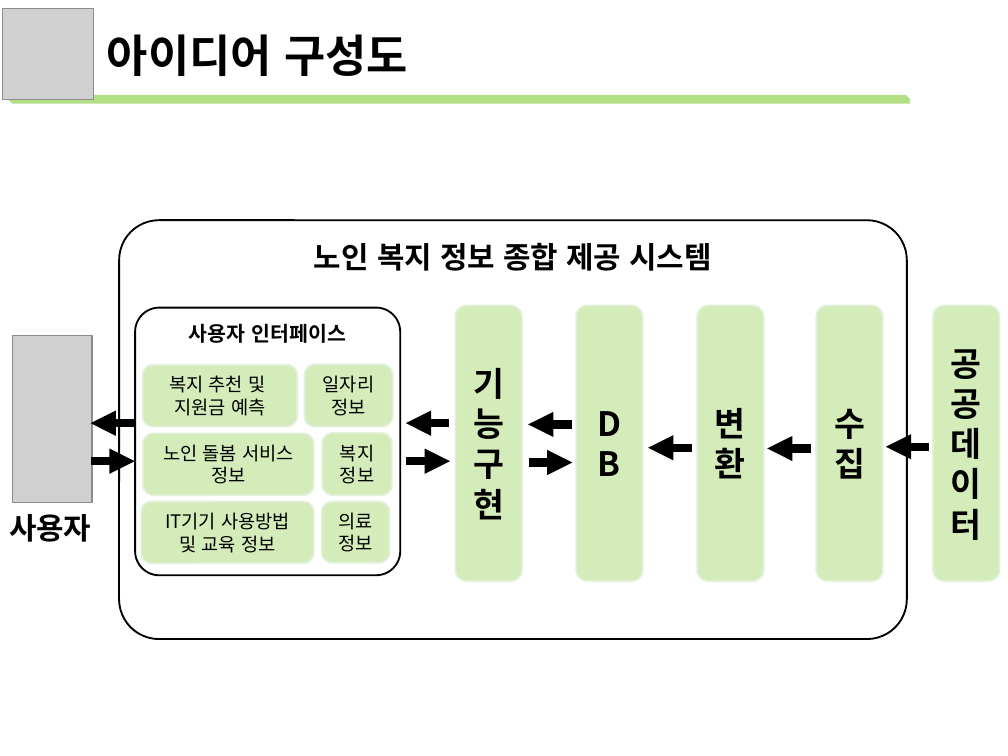
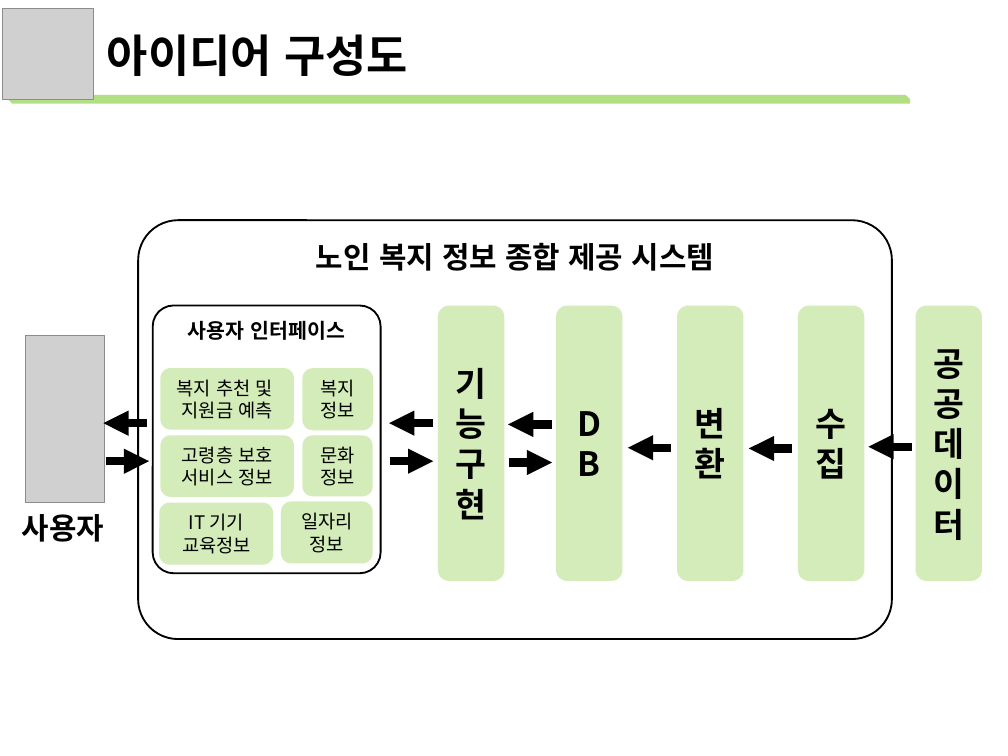
Before and after one commit to lejasa/2022PublicDataServiceProject_NIA, a slide deck: slide 14 of 아이디어제안서.pptx (slide 12 before the commit). Drawn at 1008x756 pixels with LibreOffice and Linux fonts; fonts in the diff are those of the drawing; grey boxes stand for pictures. Boxes give left, top, right and bottom in pixels: in the first picture for what was removed or moved away, otherwise in the second. Text is boxed around its words. In the diff, an @@ line names an element or a change of style, - is before the commit and + after.

```diff
--- a/아이디어제안서.pptx
+++ b/아이디어제안서.pptx
@@ rounded rectangle "노인 복지 정보 종합 제공 ...": place and size @@
-rounded rectangle "노인 복지 정보 종합 제공 ..." at bbox=[120, 220, 907, 640]
+rounded rectangle "노인 복지 정보 종합 제공 ..." at bbox=[138, 220, 892, 640]
@@ rounded rectangle "사용자 인터페이스": place and size @@
-rounded rectangle "사용자 인터페이스" at bbox=[136, 308, 401, 575]
+rounded rectangle "사용자 인터페이스" at bbox=[153, 305, 382, 573]
@@ rounded rectangle "복지 추천 및": place and size @@
-rounded rectangle "복지 추천 및" at bbox=[142, 366, 297, 427]
+rounded rectangle "복지 추천 및" at bbox=[160, 368, 293, 430]
@@ rounded rectangle "복지": place and size @@
-rounded rectangle "복지" at bbox=[323, 433, 392, 495]
+rounded rectangle "복지" at bbox=[302, 368, 374, 430]
@@ 2 arrows, 1 picture: place and size @@
-2 arrows, 1 picture at bbox=[12, 335, 134, 503]
+2 arrows, 1 picture at bbox=[26, 335, 149, 503]
@@ rounded rectangle "고령층 보호 서비스 정보": place and size @@
-rounded rectangle "고령층 보호 서비스 정보" at bbox=[142, 434, 313, 496]
+rounded rectangle "고령층 보호 서비스 정보" at bbox=[160, 435, 293, 497]
@@ text in rounded rectangle at bbox=[182, 446, 272, 486]: text changed @@
-노인 돌봄 서비스 정보
+고령층 보호 서비스 정보
@@ outline #E2F0D9 1 pt to none in 11 elements at bbox=[915, 305, 981, 581], bbox=[798, 305, 864, 581], bbox=[438, 305, 504, 581], bbox=[677, 305, 743, 581], bbox=[556, 305, 622, 581], bbox=[160, 368, 293, 430], bbox=[302, 368, 374, 430], bbox=[281, 501, 372, 563], bbox=[160, 435, 293, 497], bbox=[160, 503, 274, 564], bbox=[302, 435, 372, 496] @@
@@ rounded rectangle "문화": place and size @@
-rounded rectangle "문화" at bbox=[321, 501, 388, 562]
+rounded rectangle "문화" at bbox=[302, 435, 372, 496]
@@ text in rounded rectangle at bbox=[320, 446, 354, 464]: text changed @@
-의료
+문화
@@ arrow moved from (449, 423) - (406, 423) to (433, 423) - (390, 423) @@
@@ 5 rounded rectangles, 5 arrows: place and size @@
-5 rounded rectangles, 5 arrows at bbox=[456, 305, 999, 581]
+5 rounded rectangles, 5 arrows at bbox=[438, 305, 981, 581]
@@ arrow moved from (406, 461) - (450, 461) to (390, 461) - (433, 461) @@
@@ text "사용자": place and size @@
-text "사용자" at bbox=[9, 514, 91, 542]
+text "사용자" at bbox=[22, 514, 104, 542]
@@ rounded rectangle "IT 기기 교육정보": place and size @@
-rounded rectangle "IT 기기 교육정보" at bbox=[141, 501, 313, 563]
+rounded rectangle "IT 기기 교육정보" at bbox=[160, 503, 274, 564]
@@ rounded rectangle "일자리": place and size @@
-rounded rectangle "일자리" at bbox=[305, 364, 394, 426]
+rounded rectangle "일자리" at bbox=[281, 501, 372, 563]
@@ text in rounded rectangle at bbox=[182, 513, 251, 554]: text changed @@
-IT기기 사용방법 및 교육 정보
+IT 기기 교육정보
```
Also in this commit, not shown: 8 other slides changed, 8 slides added, 6 slides removed, 3 other files.
